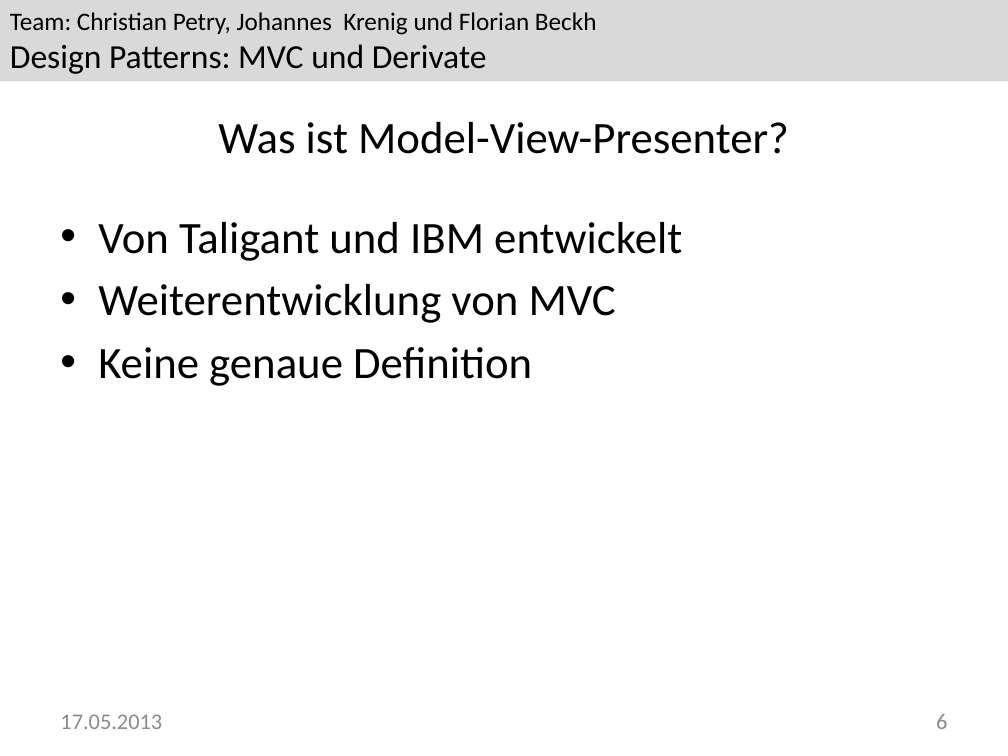
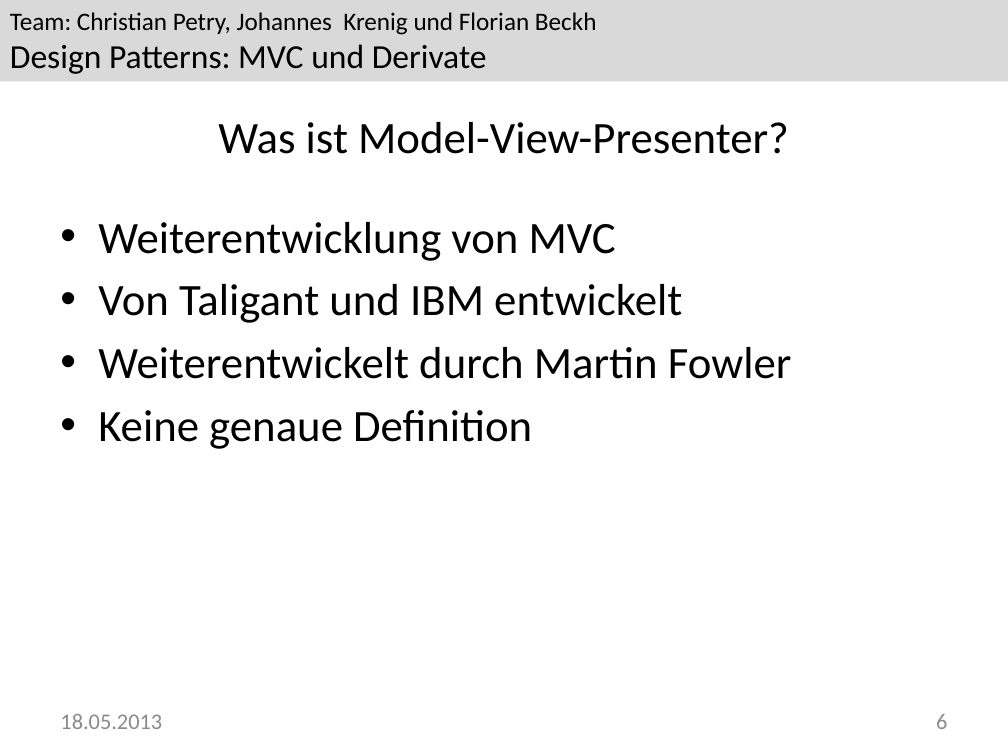
Before and after one commit to Greever/Design-Pattern-MVC, a slide deck: slide 6 of Dokumentation/Praesentation/Praesentation.pptx. Drawn at 1008x756 pixels with LibreOffice and Linux fonts; fonts in the diff are those of the drawing; background and template pictures are left out. Boxes give left, top, right and bottom in pixels: in the first picture for what was removed or moved away, otherwise in the second. Text is boxed around its words. In the diff, an @@ line names an element or a change of style, - is before the commit and + after.

```diff
--- a/Dokumentation/Praesentation/Praesentation.pptx
+++ b/Dokumentation/Praesentation/Praesentation.pptx
@@ text at (x1=98, y1=222, x2=616, y2=261): paragraph added @@
+• Weiterentwicklung von MVC
@@ text at (x1=98, y1=347, x2=792, y2=379): text changed @@
-• Weiterentwicklung von MVC
+• Weiterentwickelt durch Martin Fowler
@@ text at (x1=60, y1=714, x2=162, y2=729): text changed @@
-17.05.2013
+18.05.2013
```
Also in this commit, not shown: 13 other slides changed, 9 slides added, 2 other files.
